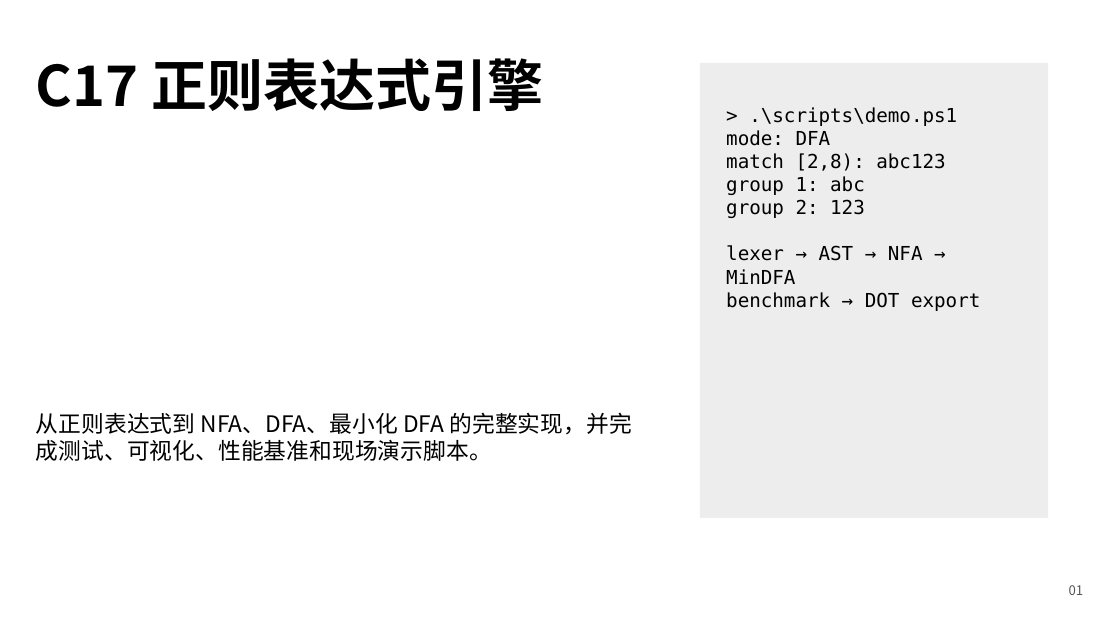
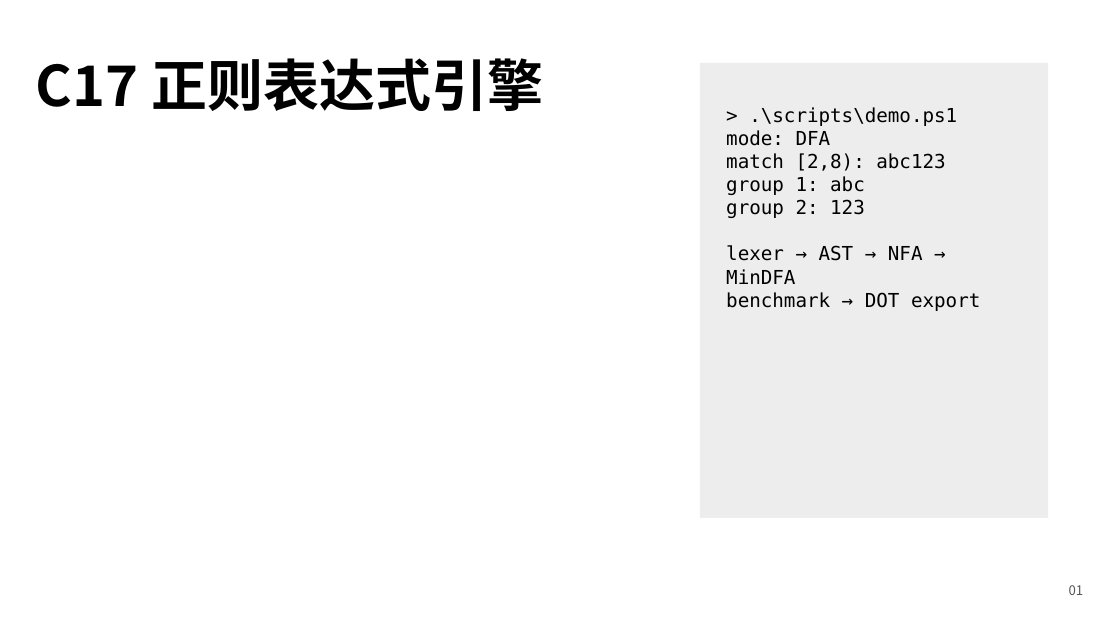
Before and after one commit to forrsine/likuan, a slide deck: slide 1 of 汇报-最终版.pptx. Drawn at 1120x630 pixels with LibreOffice and Linux fonts; fonts in the diff are those of the drawing. Boxes give left, top, right and bottom in pixels: in the first picture for what was removed or moved away, otherwise in the second. Text is boxed around its words. In the diff, an @@ line names an element or a change of style, - is before the commit and + after.

```diff
--- a/汇报-最终版.pptx
+++ b/汇报-最终版.pptx
@@ text removed at <box>36,413,631,461</box> @@
-从正则表达式到 NFA、DFA、最小化 DFA 的完整实现，并完成测试、可视化、性能基准和现场演示脚本。
```
Also in this commit, not shown: 4 other slides changed, 2 other files.
